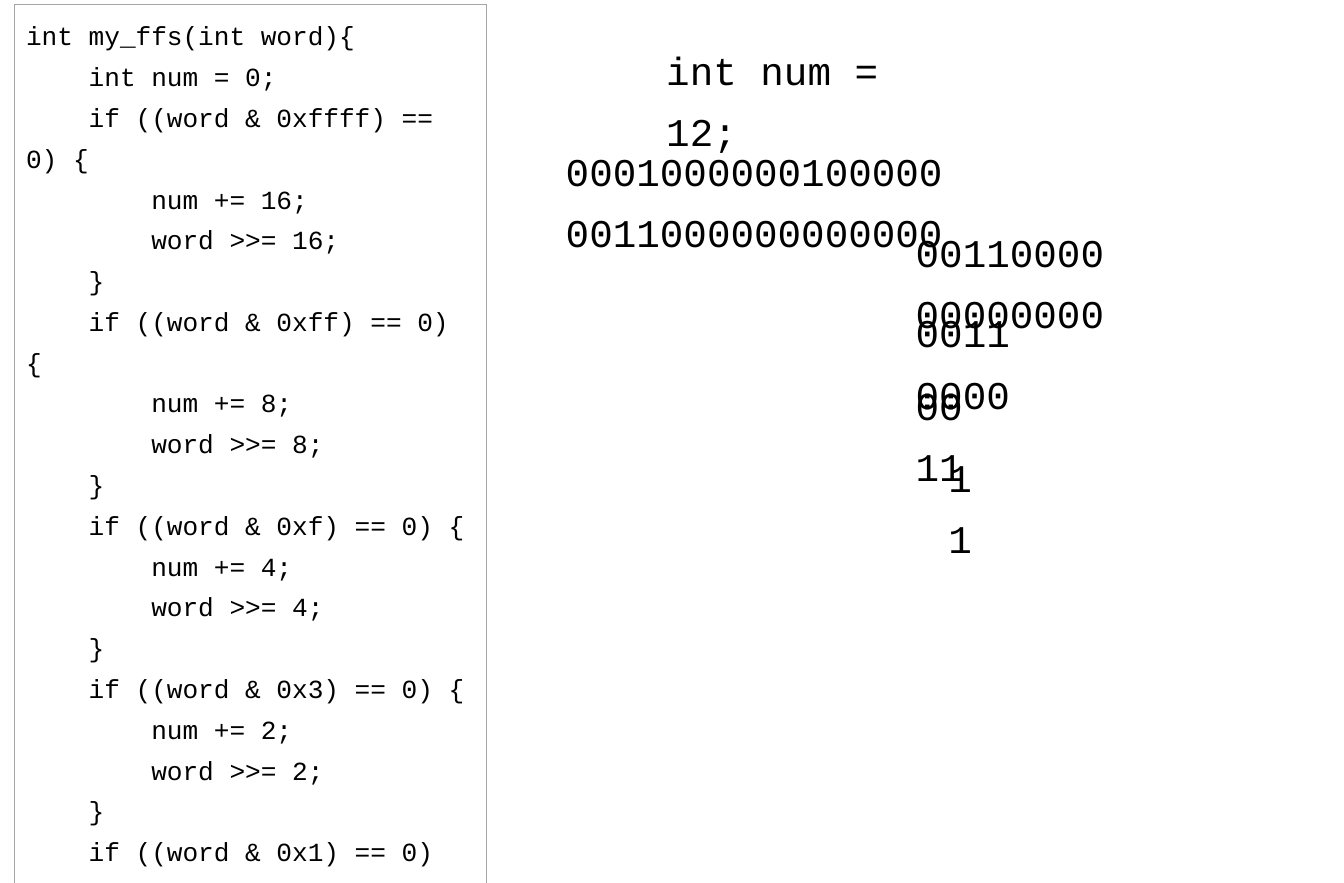
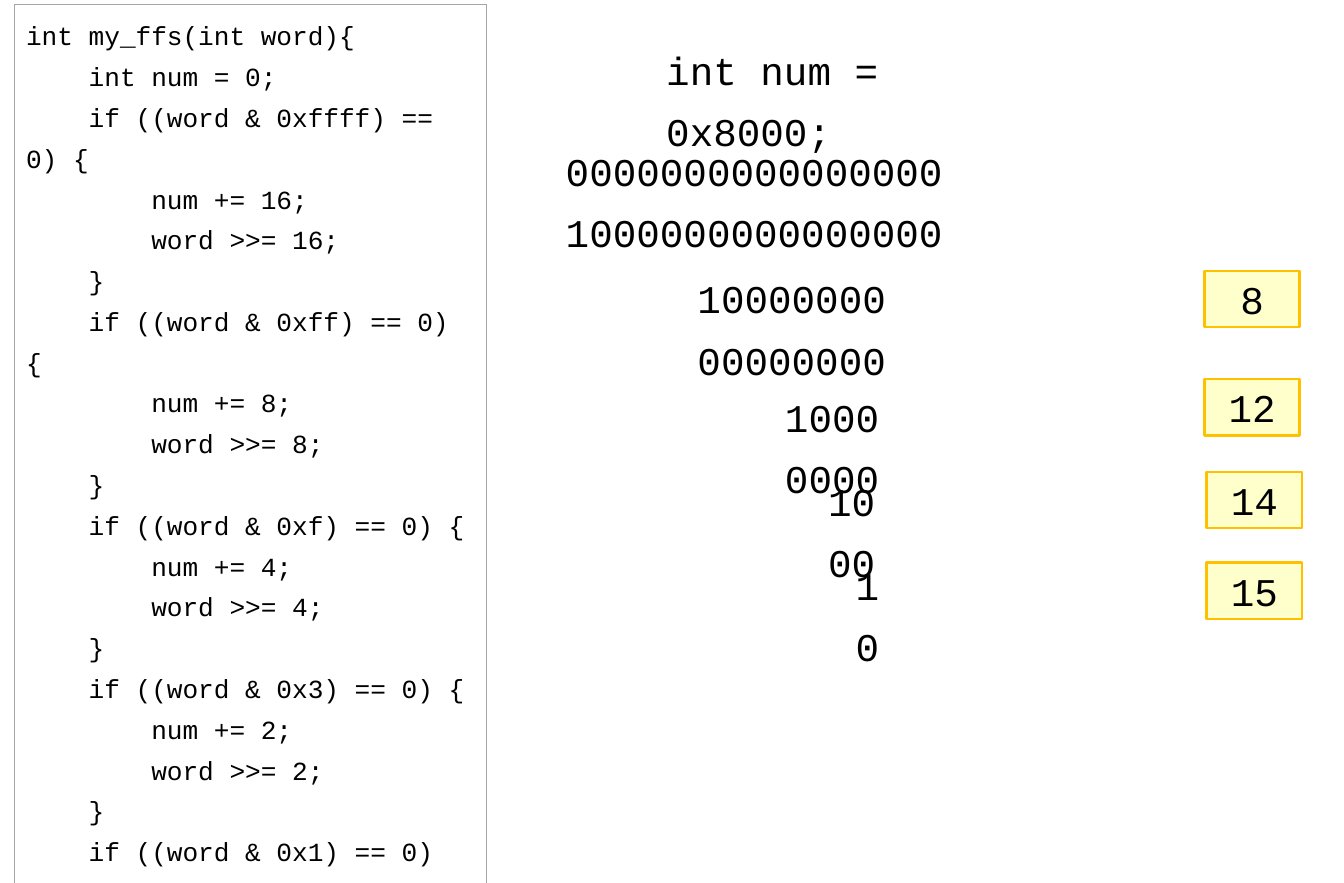
Before and after one commit to imguru-mooc/RTOS_uCOSII, a slide deck: slide 72 of RTOS.pptx (slide 47 before the commit). Drawn at 1344x883 pixels with LibreOffice and Linux fonts; fonts in the diff are those of the drawing. Boxes give left, top, right and bottom in pixels: in the first picture for what was removed or moved away, otherwise in the second. Text is boxed around its words. In the diff, an @@ line names an element or a change of style, - is before the commit and + after.

```diff
--- a/RTOS.pptx
+++ b/RTOS.pptx
@@ text at (666,57,831,153): text changed @@
-int num = 12;
+int num = 0x8000;
@@ text at (566,159,943,248): text changed @@
-0001000000100000 0011000000000000
+0000000000000000 1000000000000000
@@ text removed at (916,238,1104,339) @@
-00110000 00000000
@@ text added at (697,286,885,376), 24 pt, text #000000 @@
+10000000 00000000
@@ rectangle added at (1204,271,1299,327), fill #FFFFCC, outline #FFC000 1.5 pt, 24 pt, text #000000 @@
+8
@@ rectangle added at (1204,379,1299,435), fill #FFFFCC, outline #FFC000 1.5 pt, 24 pt, text #000000 @@
+12
@@ text at (785,405,879,504): text changed @@
-0011 0000
+1000 0000
@@ text removed at (937,433,1004,501) @@
-11
@@ rectangle added at (1206,472,1302,528), fill #FFFFCC, outline #FFC000 1.5 pt, 24 pt, text #000000 @@
+14
@@ text at (828,488,875,588): text changed @@
-00 11
+10 00
@@ rectangle added at (1206,563,1302,619), fill #FFFFCC, outline #FFC000 1.5 pt, 24 pt, text #000000 @@
+15
@@ text added at (856,572,880,662), 24 pt, text #000000 @@
+1 0
```
Also in this commit, not shown: 63 other slides changed, 28 slides added, 4 slides removed.
